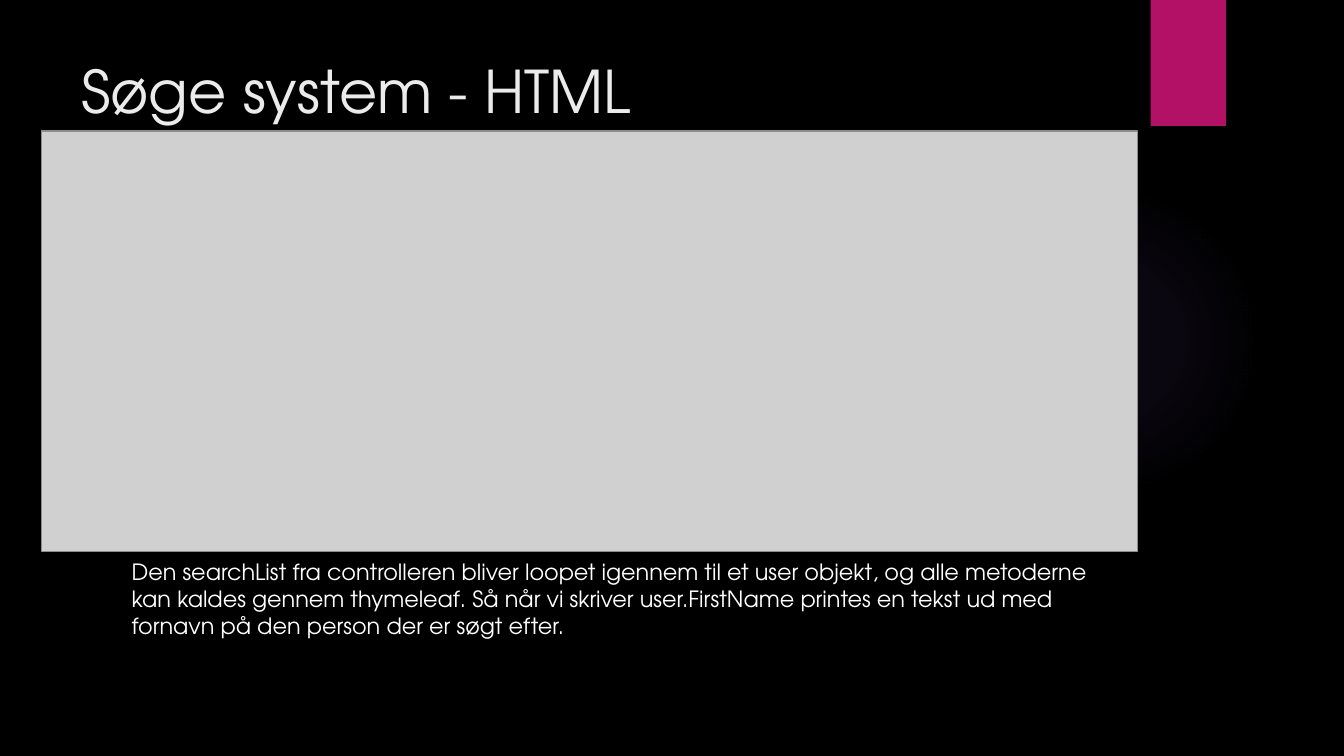
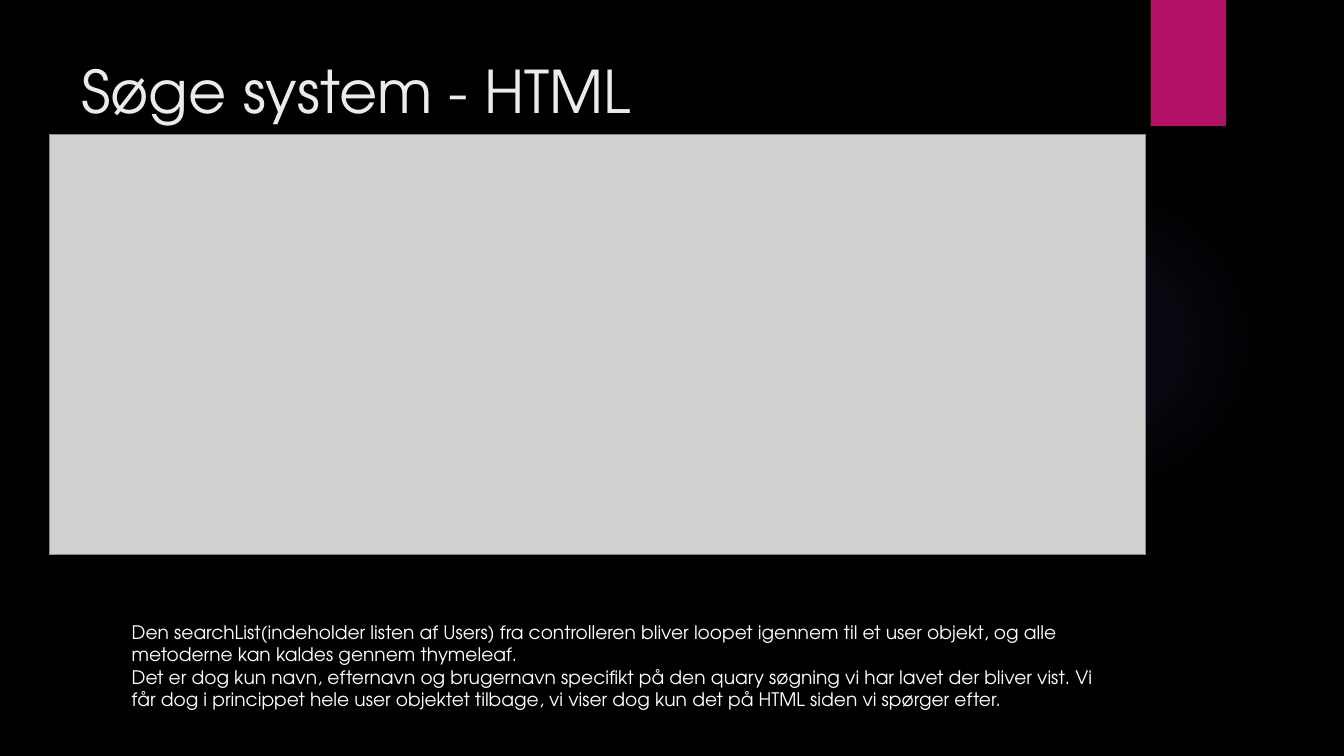
Before and after one commit to MatiasStorm/DateNRate, a slide deck: slide 11 of documents/DateN’Rate.pptx. Drawn at 1344x756 pixels with LibreOffice and Linux fonts; fonts in the diff are those of the drawing; grey boxes stand for pictures; background and template pictures are left out. Boxes give left, top, right and bottom in pixels: in the first picture for what was removed or moved away, otherwise in the second. Text is boxed around its words. In the diff, an @@ line names an element or a change of style, - is before the commit and + after.

Commit message:
updated powerpoint

```diff
--- a/documents/DateN’Rate.pptx
+++ b/documents/DateN’Rate.pptx
@@ picture: place and size @@
-picture at [41,131,1138,552]
+picture at [49,134,1146,555]
@@ text at [132,625,1092,710]: text changed; size 16 to 13.3 pt @@
-Den searchList fra controlleren bliver loopet igennem til et user objekt, og alle metoderne kan kaldes gennem thymeleaf. Så når vi skriver user.FirstName printes en tekst ud med fornavn på den person der er søgt efter.
+Den searchList(indeholder listen af Users) fra controlleren bliver loopet igennem til et user objekt, og alle metoderne kan kaldes gennem thymeleaf.
+Det er dog kun navn, efternavn og brugernavn specifikt på den quary søgning vi har lavet der bliver vist. Vi får dog i princippet hele user objektet tilbage, vi viser dog kun det på HTML siden vi spørger efter.
```
Also in this commit, not shown: 1 other slide changed.
